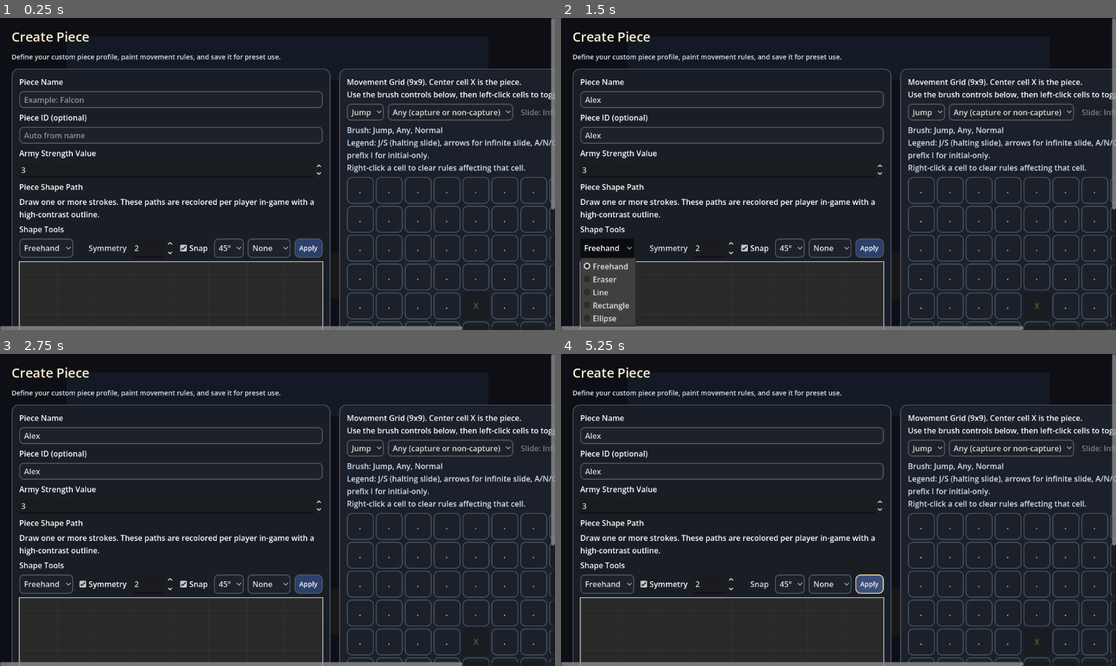
Above: before the commit, frames 1-4 (two rows, left to right).
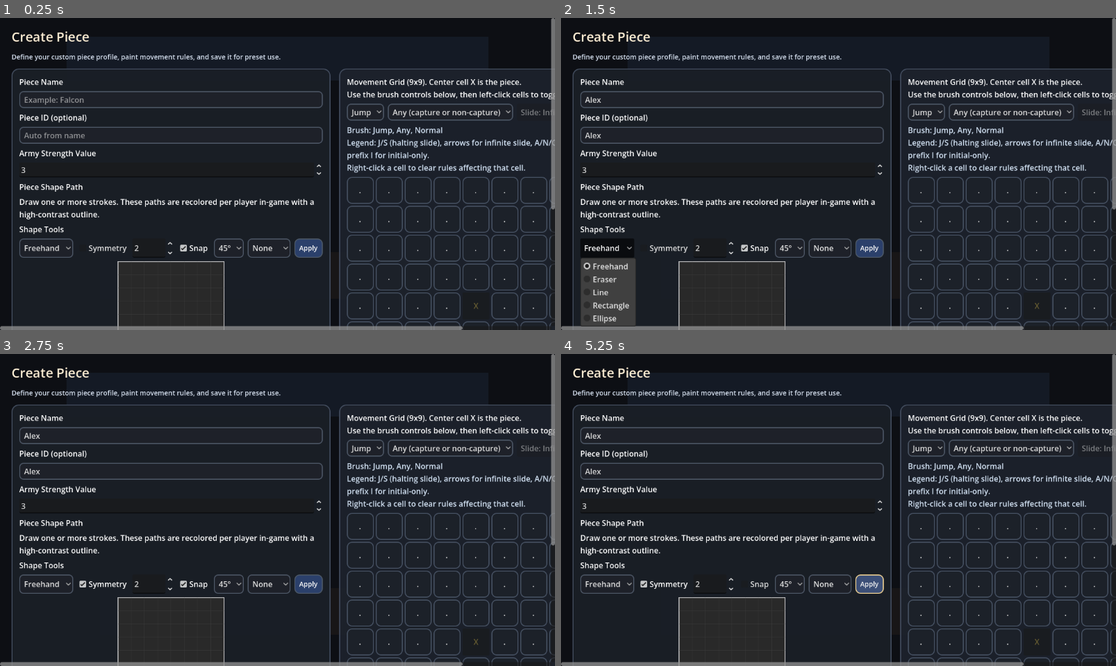
Above: after the commit, the same moments.

Repository: LeoHolman/chesslike
Game: Godot game, scene res://Scenes/CreatePiece.tscn
The game is run twice, just before and just after one commit, with the same random seed, the same clock (stepped at 60 frames per second) and the same inputs. This scene is started directly instead of the project's main scene.
Inputs (mouse positions are in pixels of both pictures, inside the frame that each line leads up to):
- Up to frame 1 (0.25 s): no input
- Up to frame 2 (1.5 s): click (733, 99) at 0.52 s; type "Alex" at 0.6 s; click (733, 136) at 0.75 s; type "Alex" at 0.83 s; click "Freehand" at 1.25 s
- Up to frame 3 (2.75 s): click "Symmetry" at 2 s
- Up to frame 4 (5.25 s): click "Snap" at 2.75 s; click "45°" at 3.5 s; click "None" at 4.25 s; click "Apply" at 5 s

The runs differ from the first frame. In frame 1, 0.5% of the frame differs, in the area x 3-59%, y 77-100%; in frame 2, 0.4%; in frame 3, 0.5%; in frame 4, 0.5%.

Commit message:
fix: fix render of SVGs on board

Diff:
--- a/Scenes/CreatePiece.tscn
+++ b/Scenes/CreatePiece.tscn
@@ -144,7 +144,9 @@
 [node name="PiecePathCanvas" type="Control" parent="Scroll/RootMargin/RootVBox/MainColumns/LeftPanel"]
 layout_mode = 2
 custom_minimum_size = Vector2(220, 220)
-size_flags_horizontal = 3
+size_flags_horizontal = 4
+size_flags_vertical = 4
+size_flags_stretch_ratio = 1.0
 script = ExtResource("2_t6je7")
 unique_name_in_owner = true
 
--- a/Scripts/piece_path_canvas.gd
+++ b/Scripts/piece_path_canvas.gd
@@ -41,7 +41,20 @@
 func _ready() -> void:
 	mouse_filter = Control.MOUSE_FILTER_STOP
 	mouse_default_cursor_shape = Control.CURSOR_CROSS
-	queue_redraw()
+	call_deferred("_ensure_square_canvas")
+	queue_redraw()
+
+func _notification(what: int) -> void:
+	if what == NOTIFICATION_RESIZED:
+		_ensure_square_canvas()
+
+func _ensure_square_canvas() -> void:
+	if size.x <= 0.0 or size.y <= 0.0:
+		return
+	var square_size = min(size.x, size.y)
+	if abs(size.x - size.y) < 0.01:
+		return
+	size = Vector2(square_size, square_size)
 
 func _gui_input(event: InputEvent) -> void:
 	if event is InputEventMouseButton:
@@ -420,18 +433,16 @@
 
 func get_normalized_strokes() -> Array:
 	var output: Array = []
-	var width = max(size.x, 1.0)
-	var height = max(size.y, 1.0)
+	var square_size = max(1.0, min(size.x, size.y))
 	for stroke in _strokes:
 		var cleaned = _refine_stroke(stroke)
 		if cleaned.size() < 2:
 			continue
 		var encoded_points: Array = []
 		for point in cleaned:
-			encoded_points.append({
-				"x": clampf(point.x / width, 0.0, 1.0),
-				"y": clampf(point.y / height, 0.0, 1.0)
-			})
+			var x = clampf(point.x / square_size, 0.0, 1.0)
+			var y = clampf(point.y / square_size, 0.0, 1.0)
+			encoded_points.append({"x": x, "y": y})
 		if encoded_points.size() >= 2:
 			output.append(encoded_points)
 	return output
@@ -447,8 +458,7 @@
 	_template_drag_point_index = -1
 	_template_drag_start_mouse = Vector2.ZERO
 	_template_drag_start_point = Vector2.ZERO
-	var width = max(size.x, 1.0)
-	var height = max(size.y, 1.0)
+	var square_size = max(1.0, min(size.x, size.y))
 	for stroke_data in normalized_strokes:
 		if not (stroke_data is Array):
 			continue
@@ -457,8 +467,8 @@
 			if not (point_data is Dictionary):
 				continue
 			stroke.append(Vector2(
-				clampf(float(point_data.get("x", 0.0)), 0.0, 1.0) * width,
-				clampf(float(point_data.get("y", 0.0)), 0.0, 1.0) * height
+				clampf(float(point_data.get("x", 0.0)), 0.0, 1.0) * square_size,
+				clampf(float(point_data.get("y", 0.0)), 0.0, 1.0) * square_size
 			))
 		if stroke.size() >= 2:
 			var refined = _refine_stroke(stroke)
